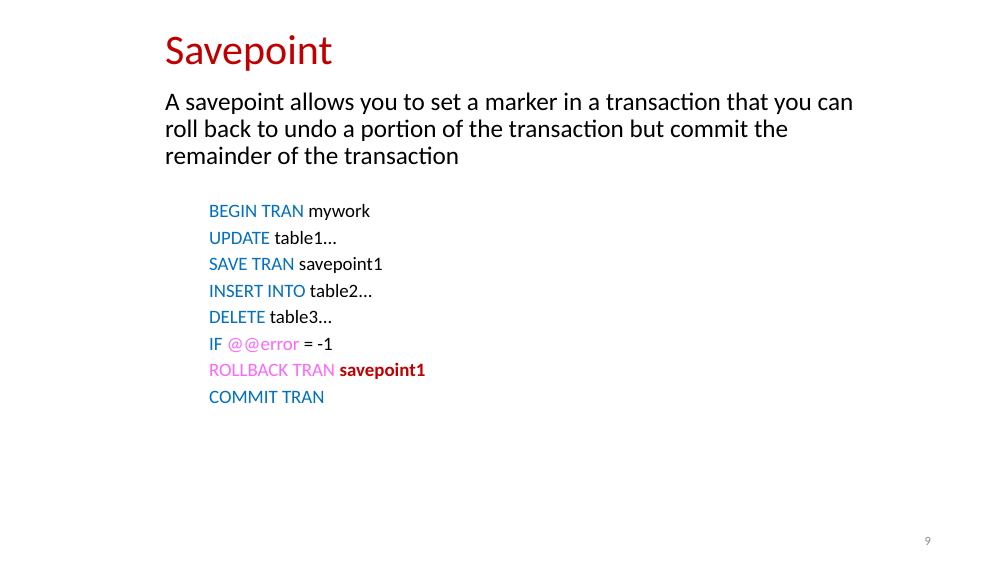
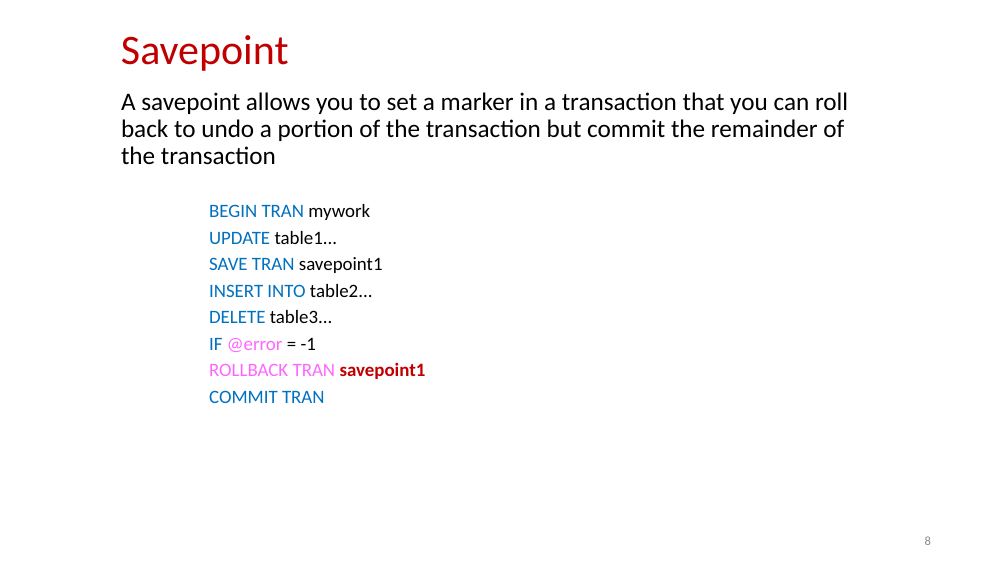
Before and after one commit to nashurgessa/DB-practices, a slide deck: slide 8 of Slides/transaction.pptx (slide 9 before the commit). Drawn at 1008x567 pixels with LibreOffice and Linux fonts; fonts in the diff are those of the drawing. Boxes give left, top, right and bottom in pixels: in the first picture for what was removed or moved away, otherwise in the second. Text is boxed around its words. In the diff, an @@ line names an element or a change of style, - is before the commit and + after.

```diff
--- a/Slides/transaction.pptx
+++ b/Slides/transaction.pptx
@@ text "Savepoint": place and size @@
-text "Savepoint" at [165,35,333,71]
+text "Savepoint" at [121,35,289,71]
@@ title "A savepoint allows you to ..." rewrapped from [165,92,854,165] to [121,92,848,165] @@
@@ text at [209,338,316,352]: text changed @@
-IF @@error = -1
+IF @error = -1
```
Also in this commit, not shown: 13 other slides changed, 1 slide removed, 1 other file.
